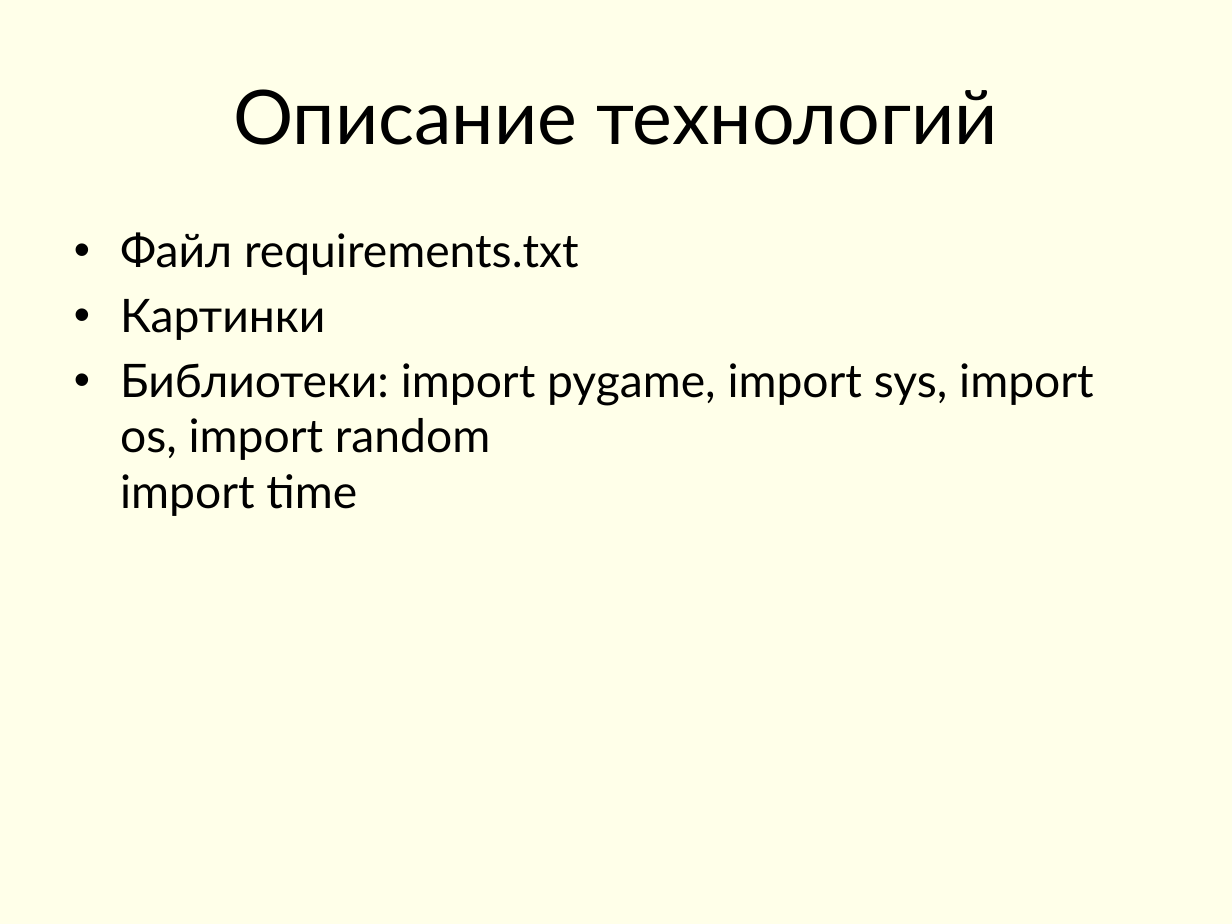
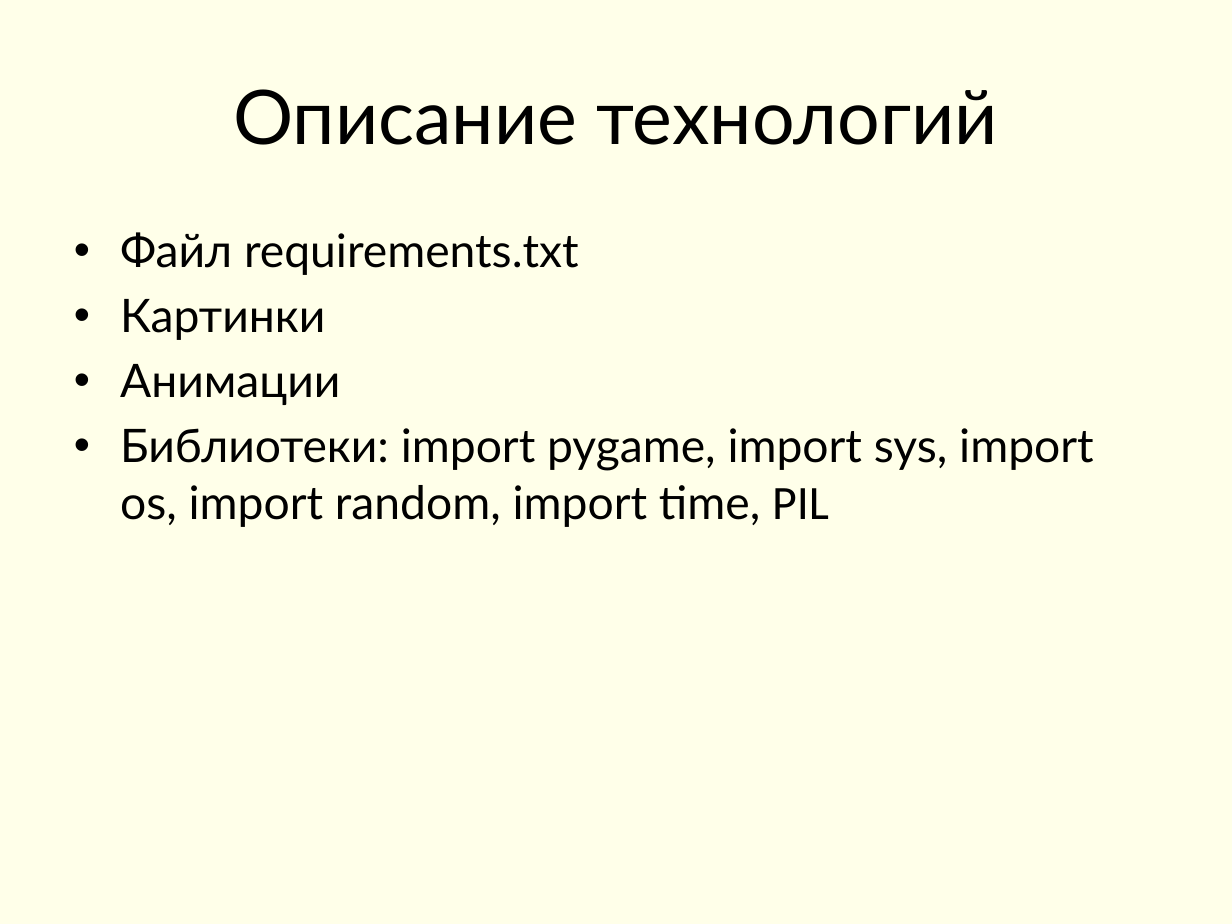
Before and after one commit to MargaritaVaganova/-ticTacToe, a slide deck: slide 6 of крестики-нолики.pptx. Drawn at 1232x924 pixels with LibreOffice and Linux fonts; fonts in the diff are those of the drawing. Boxes give left, top, right and bottom in pixels: in the first picture for what was removed or moved away, otherwise in the second. Text is boxed around its words. In the diff, an @@ line names an element or a change of style, - is before the commit and + after.

```diff
--- a/крестики-нолики.pptx
+++ b/крестики-нолики.pptx
@@ text at bbox=[120, 364, 1094, 527]: text changed @@
-• Библиотеки: import pygame, import sys, import os, import random
-  import time
+• Анимации
+• Библиотеки: import pygame, import sys, import os, import random, import time, PIL
```
Also in this commit, not shown: 1 other slide changed, 3 other files.
